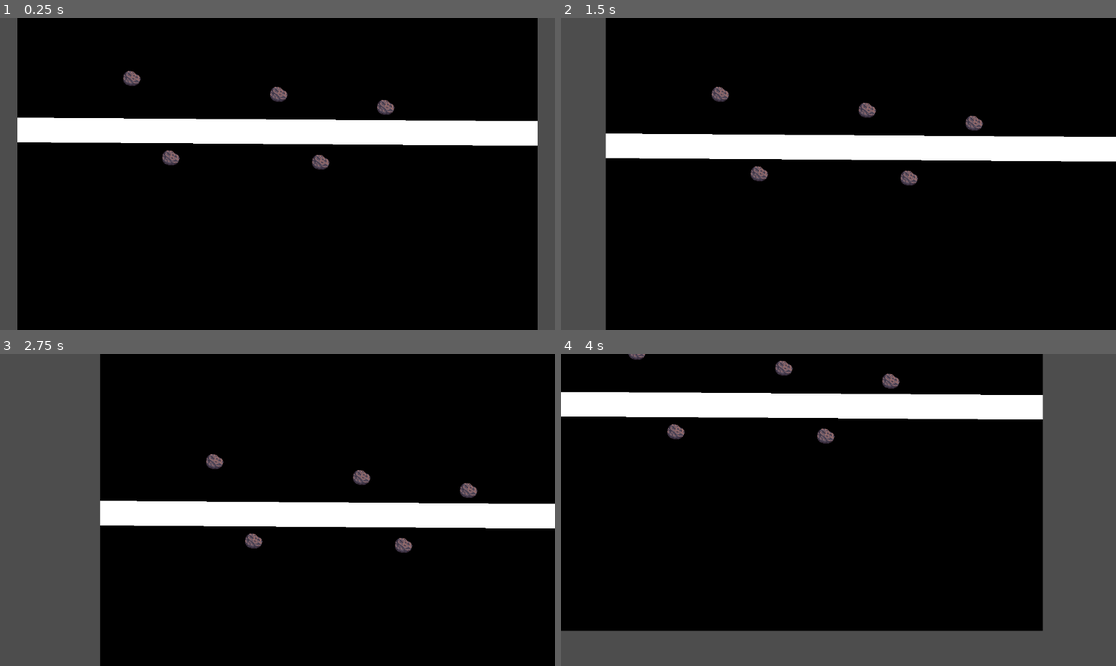
Above: before the commit, frames 1-4 (two rows, left to right).
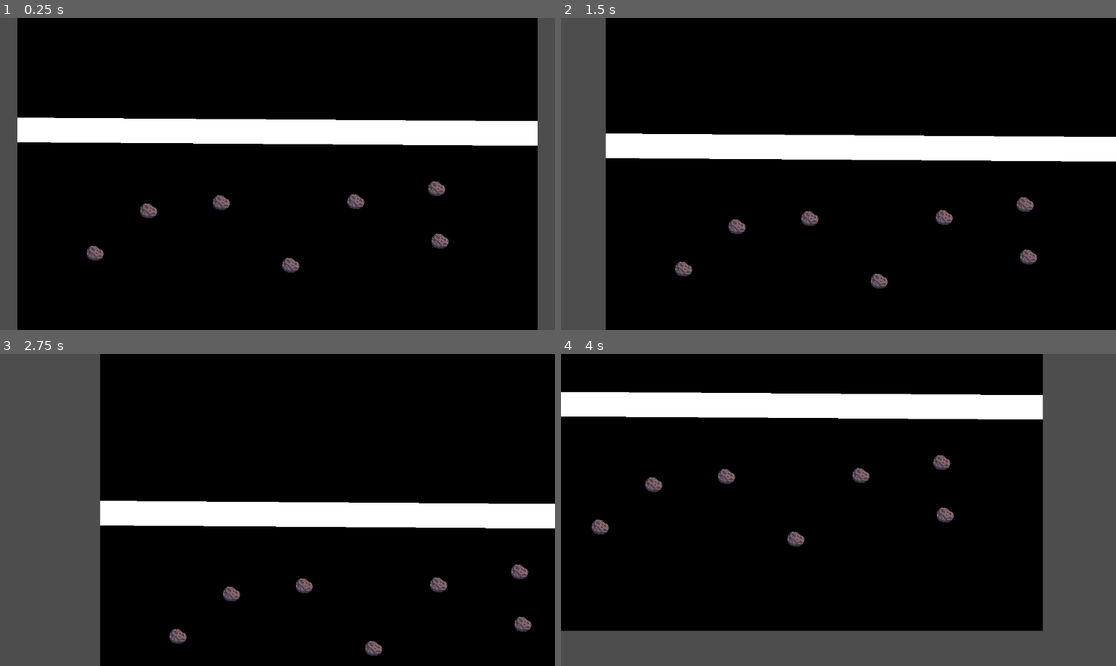
Above: after the commit, the same moments.

Repository: Gumkoman/Minigame-a-Month---February-2024---Asteroid-Shooter
Game: Godot game, scene res://main.tscn
The game is run twice, just before and just after one commit, with the same random seed, the same clock (stepped at 60 frames per second) and the same inputs. Before the commit the project starts from res://game.tscn.
Inputs (mouse positions are in pixels of both pictures, inside the frame that each line leads up to):
- Up to frame 1 (0.25 s): no input
- Up to frame 2 (1.5 s): tap Enter at 0.5 s; move the mouse to (960, 158) at 0.52 s; tap Space (destroy, bound only after the commit) at 0.6, 1.25 s; click (960, 158) at 0.67 s; drag from (727, 189) to (810, 236) at 1.27 s
- Up to frame 3 (2.75 s): tap Enter at 2 s; move the mouse to (333, 441) at 2.02 s; tap Space (destroy, bound only after the commit) at 2.1 s; click (333, 441) at 2.17 s
- Up to frame 4 (4 s): tap Space (destroy, bound only after the commit) at 2.75, 3.6 s; drag from (810, 572) to (672, 463) at 2.77 s; tap Enter at 3.5 s; move the mouse to (1005, 556) at 3.52 s; click (1005, 556) at 3.67 s

The runs differ from the first frame. In frame 1, 1.4% of the frame differs, in the area x 15-81%, y 16-82%; in frame 2, 1.4%; in frame 3, 1.4%; in frame 4, 1.3%.
Error before the commit: Invalid access of index '0' on a base object of type: 'Array[Dictionary]'. (res://src/Player.gd:21)

Commit message:
Reworking code and implementing interaction between asteroid and planet

Diff:
--- a/asteroid.tscn
+++ b/asteroid.tscn
@@ -1,23 +1,85 @@
-[gd_scene load_steps=5 format=3 uid="uid://b08ykh1ovml8s"]
+[gd_scene load_steps=14 format=3 uid="uid://cd2t77cd25p28"]
 
 [ext_resource type="Script" path="res://src/asteroid.gd" id="1_ux5tu"]
 [ext_resource type="Texture2D" uid="uid://bpgxcno80hvex" path="res://assets/Asteroid 01 - Base.png" id="1_ynmb2"]
 [ext_resource type="Texture2D" uid="uid://lscf38hjbx27" path="res://assets/selection_circle.png" id="3_k8rx3"]
+[ext_resource type="Texture2D" uid="uid://476awkj2fi0q" path="res://assets/Asteroid 01 - Explode.png" id="4_crvhn"]
 
-[sub_resource type="CircleShape2D" id="CircleShape2D_60ew2"]
+[sub_resource type="CircleShape2D" id="CircleShape2D_m0gii"]
 radius = 20.0
 
-[node name="Asteroid" type="StaticBody2D"]
+[sub_resource type="AtlasTexture" id="AtlasTexture_7si1v"]
+atlas = ExtResource("4_crvhn")
+region = Rect2(0, 0, 96, 96)
+
+[sub_resource type="AtlasTexture" id="AtlasTexture_50e8n"]
+atlas = ExtResource("4_crvhn")
+region = Rect2(96, 0, 96, 96)
+
+[sub_resource type="AtlasTexture" id="AtlasTexture_rcm0d"]
+atlas = ExtResource("4_crvhn")
+region = Rect2(192, 0, 96, 96)
+
+[sub_resource type="AtlasTexture" id="AtlasTexture_cnqrh"]
+atlas = ExtResource("4_crvhn")
+region = Rect2(384, 0, 96, 96)
+
+[sub_resource type="AtlasTexture" id="AtlasTexture_fe8af"]
+atlas = ExtResource("4_crvhn")
+region = Rect2(288, 0, 96, 96)
+
+[sub_resource type="AtlasTexture" id="AtlasTexture_w3uct"]
+atlas = ExtResource("4_crvhn")
+region = Rect2(480, 0, 96, 96)
+
+[sub_resource type="AtlasTexture" id="AtlasTexture_86834"]
+atlas = ExtResource("4_crvhn")
+region = Rect2(576, 0, 96, 96)
+
+[sub_resource type="SpriteFrames" id="SpriteFrames_es688"]
+animations = [{
+"frames": [{
+"duration": 1.0,
+"texture": SubResource("AtlasTexture_7si1v")
+}, {
+"duration": 1.0,
+"texture": SubResource("AtlasTexture_50e8n")
+}, {
+"duration": 1.0,
+"texture": SubResource("AtlasTexture_rcm0d")
+}, {
+"duration": 1.0,
+"texture": SubResource("AtlasTexture_cnqrh")
+}, {
+"duration": 1.0,
+"texture": SubResource("AtlasTexture_fe8af")
+}, {
+"duration": 1.0,
+"texture": SubResource("AtlasTexture_w3uct")
+}, {
+"duration": 1.0,
+"texture": SubResource("AtlasTexture_86834")
+}],
+"loop": true,
+"name": &"explode",
+"speed": 5.0
+}]
+
+[node name="Asteroid" type="RigidBody2D"]
+gravity_scale = 0.0
 script = ExtResource("1_ux5tu")
 
 [node name="Sprite2D" type="Sprite2D" parent="."]
 texture = ExtResource("1_ynmb2")
 
 [node name="CollisionShape2D" type="CollisionShape2D" parent="."]
-position = Vector2(-1, 1)
-shape = SubResource("CircleShape2D_60ew2")
+shape = SubResource("CircleShape2D_m0gii")
 
 [node name="SpriteSelection" type="Sprite2D" parent="."]
-position = Vector2(-1, 1)
-scale = Vector2(0.9, 0.9)
 texture = ExtResource("3_k8rx3")
+
+[node name="Line2D" type="Line2D" parent="."]
+
+[node name="AnimatedSprite2D" type="AnimatedSprite2D" parent="."]
+sprite_frames = SubResource("SpriteFrames_es688")
+animation = &"explode"
--- /dev/null
+++ b/asteroidv_2.tscn
@@ -0,0 +1,77 @@
+[gd_scene load_steps=11 format=3 uid="uid://c5qnefu8t03ba"]
+
+[ext_resource type="Texture2D" uid="uid://476awkj2fi0q" path="res://assets/Asteroid 01 - Explode.png" id="1_ospef"]
+
+[sub_resource type="CircleShape2D" id="CircleShape2D_y55sa"]
+radius = 20.2485
+
+[sub_resource type="AtlasTexture" id="AtlasTexture_e0dcs"]
+atlas = ExtResource("1_ospef")
+region = Rect2(0, 0, 96, 96)
+
+[sub_resource type="AtlasTexture" id="AtlasTexture_whksk"]
+atlas = ExtResource("1_ospef")
+region = Rect2(96, 0, 96, 96)
+
+[sub_resource type="AtlasTexture" id="AtlasTexture_8qxve"]
+atlas = ExtResource("1_ospef")
+region = Rect2(192, 0, 96, 96)
+
+[sub_resource type="AtlasTexture" id="AtlasTexture_54o5a"]
+atlas = ExtResource("1_ospef")
+region = Rect2(288, 0, 96, 96)
+
+[sub_resource type="AtlasTexture" id="AtlasTexture_12jup"]
+atlas = ExtResource("1_ospef")
+region = Rect2(384, 0, 96, 96)
+
+[sub_resource type="AtlasTexture" id="AtlasTexture_lbkrc"]
+atlas = ExtResource("1_ospef")
+region = Rect2(480, 0, 96, 96)
+
+[sub_resource type="AtlasTexture" id="AtlasTexture_pp3kw"]
+atlas = ExtResource("1_ospef")
+region = Rect2(576, 0, 96, 96)
+
+[sub_resource type="SpriteFrames" id="SpriteFrames_v7vmv"]
+animations = [{
+"frames": [],
+"loop": true,
+"name": &"default",
+"speed": 5.0
+}, {
+"frames": [{
+"duration": 1.0,
+"texture": SubResource("AtlasTexture_e0dcs")
+}, {
+"duration": 1.0,
+"texture": SubResource("AtlasTexture_whksk")
+}, {
+"duration": 1.0,
+"texture": SubResource("AtlasTexture_8qxve")
+}, {
+"duration": 1.0,
+"texture": SubResource("AtlasTexture_54o5a")
+}, {
+"duration": 1.0,
+"texture": SubResource("AtlasTexture_12jup")
+}, {
+"duration": 1.0,
+"texture": SubResource("AtlasTexture_lbkrc")
+}, {
+"duration": 1.0,
+"texture": SubResource("AtlasTexture_pp3kw")
+}],
+"loop": true,
+"name": &"new_animation",
+"speed": 5.0
+}]
+
+[node name="Asteroidv2" type="StaticBody2D"]
+
+[node name="CollisionShape2D" type="CollisionShape2D" parent="."]
+shape = SubResource("CircleShape2D_y55sa")
+
+[node name="AnimatedSprite2D" type="AnimatedSprite2D" parent="."]
+sprite_frames = SubResource("SpriteFrames_v7vmv")
+animation = &"new_animation"
--- a/game.tscn
+++ /dev/null
@@ -1,29 +0,0 @@
-[gd_scene load_steps=4 format=3 uid="uid://d4i2txgh57hpi"]
-
-[ext_resource type="Texture2D" uid="uid://d21mg6gqsr86x" path="res://assets/example_background.png" id="1_snup7"]
-[ext_resource type="PackedScene" uid="uid://itrsf4gvrmj1" path="res://player.tscn" id="2_ll21n"]
-[ext_resource type="PackedScene" uid="uid://b08ykh1ovml8s" path="res://asteroid.tscn" id="3_rua5x"]
-
-[node name="Game" type="Node2D"]
-
-[node name="Player" parent="." instance=ExtResource("2_ll21n")]
-position = Vector2(0, 2500)
-
-[node name="Sprite2D" type="Sprite2D" parent="Player"]
-position = Vector2(0, -2500)
-texture = ExtResource("1_snup7")
-
-[node name="Asteroid" parent="Player" instance=ExtResource("3_rua5x")]
-position = Vector2(-302, -199)
-
-[node name="Asteroid2" parent="Player" instance=ExtResource("3_rua5x")]
-position = Vector2(-221, -34)
-
-[node name="Asteroid3" parent="Player" instance=ExtResource("3_rua5x")]
-position = Vector2(3, -166)
-
-[node name="Asteroid4" parent="Player" instance=ExtResource("3_rua5x")]
-position = Vector2(90, -25)
-
-[node name="Asteroid5" parent="Player" instance=ExtResource("3_rua5x")]
-position = Vector2(225, -139)
--- /dev/null
+++ b/main.tscn
@@ -0,0 +1,47 @@
+[gd_scene load_steps=5 format=3 uid="uid://b6sus3mowx1bo"]
+
+[ext_resource type="Texture2D" uid="uid://d21mg6gqsr86x" path="res://assets/example_background.png" id="1_dpi6c"]
+[ext_resource type="Script" path="res://src/TestLevel.gd" id="1_yynyk"]
+[ext_resource type="PackedScene" uid="uid://cd2t77cd25p28" path="res://asteroid.tscn" id="2_d5bn5"]
+[ext_resource type="PackedScene" uid="uid://ccs8u3gydpw88" path="res://planet.tscn" id="4_chikk"]
+
+[node name="Main" type="Node"]
+
+[node name="TestLevel" type="Node2D" parent="."]
+script = ExtResource("1_yynyk")
+
+[node name="ParallaxBackground" type="ParallaxBackground" parent="TestLevel"]
+
+[node name="ParallaxLayer" type="ParallaxLayer" parent="TestLevel/ParallaxBackground"]
+
+[node name="Sprite2D" type="Sprite2D" parent="TestLevel/ParallaxBackground/ParallaxLayer"]
+texture = ExtResource("1_dpi6c")
+
+[node name="Camera" type="Camera2D" parent="TestLevel"]
+position = Vector2(0, 2500)
+
+[node name="Asteroids" type="Node2D" parent="TestLevel"]
+
+[node name="Asteroid" parent="TestLevel/Asteroids" instance=ExtResource("2_d5bn5")]
+position = Vector2(-267, 2576)
+
+[node name="Asteroid5" parent="TestLevel/Asteroids" instance=ExtResource("2_d5bn5")]
+position = Vector2(28, 2689)
+
+[node name="Asteroid6" parent="TestLevel/Asteroids" instance=ExtResource("2_d5bn5")]
+position = Vector2(338, 2639)
+
+[node name="Asteroid7" parent="TestLevel/Asteroids" instance=ExtResource("2_d5bn5")]
+position = Vector2(331, 2530)
+
+[node name="Asteroid3" parent="TestLevel/Asteroids" instance=ExtResource("2_d5bn5")]
+position = Vector2(-378, 2664)
+
+[node name="Asteroid4" parent="TestLevel/Asteroids" instance=ExtResource("2_d5bn5")]
+position = Vector2(-116, 2559)
+
+[node name="Asteroid2" parent="TestLevel/Asteroids" instance=ExtResource("2_d5bn5")]
+position = Vector2(163, 2557)
+
+[node name="Planet" parent="TestLevel" instance=ExtResource("4_chikk")]
+position = Vector2(-202, 1515)
--- /dev/null
+++ b/planet.tscn
@@ -0,0 +1,88 @@
+[gd_scene load_steps=13 format=3 uid="uid://ccs8u3gydpw88"]
+
+[ext_resource type="Script" path="res://src/planet.gd" id="1_0anhd"]
+[ext_resource type="Texture2D" uid="uid://b20uhl160ceeg" path="res://assets/planet.png" id="1_akyrr"]
+[ext_resource type="Texture2D" uid="uid://drd15jspi08yg" path="res://assets/ForceAnimation.png" id="3_sjyva"]
+
+[sub_resource type="CircleShape2D" id="CircleShape2D_eicmp"]
+radius = 134.0
+
+[sub_resource type="CircleShape2D" id="CircleShape2D_wxdtk"]
+radius = 304.081
+
+[sub_resource type="AtlasTexture" id="AtlasTexture_ywnbu"]
+atlas = ExtResource("3_sjyva")
+region = Rect2(0, 0, 64, 64)
+
+[sub_resource type="AtlasTexture" id="AtlasTexture_wtaat"]
+atlas = ExtResource("3_sjyva")
+region = Rect2(64, 0, 64, 64)
+
+[sub_resource type="AtlasTexture" id="AtlasTexture_lloa3"]
+atlas = ExtResource("3_sjyva")
+region = Rect2(128, 0, 64, 64)
+
+[sub_resource type="AtlasTexture" id="AtlasTexture_b7ysm"]
+atlas = ExtResource("3_sjyva")
+region = Rect2(192, 0, 64, 64)
+
+[sub_resource type="AtlasTexture" id="AtlasTexture_2t3wa"]
+atlas = ExtResource("3_sjyva")
+region = Rect2(256, 0, 64, 64)
+
+[sub_resource type="AtlasTexture" id="AtlasTexture_ijtyp"]
+atlas = ExtResource("3_sjyva")
+region = Rect2(320, 0, 64, 64)
+
+[sub_resource type="SpriteFrames" id="SpriteFrames_7nsas"]
+animations = [{
+"frames": [{
+"duration": 1.0,
+"texture": SubResource("AtlasTexture_ywnbu")
+}, {
+"duration": 1.0,
+"texture": SubResource("AtlasTexture_wtaat")
+}, {
+"duration": 1.0,
+"texture": SubResource("AtlasTexture_lloa3")
+}, {
+"duration": 1.0,
+"texture": SubResource("AtlasTexture_b7ysm")
+}, {
+"duration": 1.0,
+"texture": SubResource("AtlasTexture_2t3wa")
+}, {
+"duration": 1.0,
+"texture": SubResource("AtlasTexture_ijtyp")
+}],
+"loop": true,
+"name": &"default",
+"speed": 5.0
+}]
+
+[node name="Planet" type="RigidBody2D"]
+mass = 10.0
+gravity_scale = 0.0
+script = ExtResource("1_0anhd")
+
+[node name="Sprite2D" type="Sprite2D" parent="."]
+texture = ExtResource("1_akyrr")
+
+[node name="CollisionShape2D" type="CollisionShape2D" parent="."]
+position = Vector2(1, -5)
+shape = SubResource("CircleShape2D_eicmp")
+
+[node name="Gravity" type="Area2D" parent="."]
+
+[node name="CollisionShape2D" type="CollisionShape2D" parent="Gravity"]
+shape = SubResource("CircleShape2D_wxdtk")
+debug_color = Color(0.8, 0.384314, 0.458824, 0.419608)
+
+[node name="AnimatedSprite2D" type="AnimatedSprite2D" parent="Gravity"]
+position = Vector2(43, 12)
+scale = Vector2(12, 12)
+sprite_frames = SubResource("SpriteFrames_7nsas")
+
+[connection signal="body_entered" from="." to="." method="_on_body_entered"]
+[connection signal="body_entered" from="Gravity" to="." method="_on_gravity_body_entered"]
+[connection signal="body_exited" from="Gravity" to="." method="_on_gravity_body_exited"]
--- a/project.godot
+++ b/project.godot
@@ -11,7 +11,7 @@
 [application]
 
 config/name="MobileMiniGame"
-run/main_scene="res://game.tscn"
+run/main_scene="res://main.tscn"
 config/features=PackedStringArray("4.2", "Mobile")
 config/icon="res://icon.svg"
 
@@ -27,6 +27,16 @@
 "events": [Object(InputEventMouseButton,"resource_local_to_scene":false,"resource_name":"","device":-1,"window_id":0,"a …(253 unchanged characters)…
 ]
 }
+main_mouse_click={
+"deadzone": 0.5,
+"events": [Object(InputEventMouseButton,"resource_local_to_scene":false,"resource_name":"","device":-1,"window_id":0,"alt_pressed":false,"shift_pressed":false,"ctrl_pressed":false,"meta_pressed":false,"button_mask":0,"position":Vector2(0, 0),"global_position":Vector2(0, 0),"factor":1.0,"button_index":1,"canceled":false,"pressed":false,"double_click":false,"script":null)
+]
+}
+destroy={
+"deadzone": 0.5,
+"events": [Object(InputEventKey,"resource_local_to_scene":false,"resource_name":"","device":-1,"window_id":0,"alt_pressed":false,"shift_pressed":false,"ctrl_pressed":false,"meta_pressed":false,"pressed":false,"keycode":0,"physical_keycode":32,"key_label":0,"unicode":32,"echo":false,"script":null)
+]
+}
 
 [rendering]
 
--- a/src/Player.gd
+++ /dev/null
@@ -1,53 +0,0 @@
-extends Node2D
-
-var _mouse_input: bool = false
-var _mouse_rotation : Vector3
-var _rotation_input: float
-var _tilt_input : float
-@export var MOUSE_SENSITIVITY : float = 0.5
-var asteroids : Array[StaticBody2D]
-var selected_asteroid : StaticBody2D
-
-
-var dragging = false
-var click_radius = 32 # Size of the sprite.
-
-func _get_selected_asteroid():
-	var space = get_world_2d().direct_space_state
-	var query = PhysicsPointQueryParameters2D.new()
-	query.position = get_global_mouse_position()
-	var intersection = space.intersect_point(query,1)
-	if intersection != null:
-		selected_asteroid = intersection[0].collider.on_selection()
-
-
-#var state = 'none'
-# Called when the node enters the scene tree for the first time.
-func _ready():
-	#Input.mouse_mode = Input.MOUSE_MODE_CAPTURED
-	pass
-
-
-# Called every frame. 'delta' is the elapsed time since the previous frame.
-func _process(delta):
-	pass
-
-
-func _unhandled_input(event):
-	#print(event)
-	if event is InputEventMouseButton and event.button_index == MOUSE_BUTTON_LEFT and event.button_mask == 1:
-		dragging = true
-		_get_selected_asteroid()
-	elif event is InputEventMouseButton and event.button_index == MOUSE_BUTTON_LEFT and event.button_mask == 0:
-		dragging = false
-	if event is InputEventMouseMotion and dragging:
-		$CameraPivot.position -= event.relative
-
-func mouse_over_asteroid():
-	pass
-
-
-
-func _input(event):
-	if event.is_action_pressed('exit'):
-		get_tree().quit()
--- /dev/null
+++ b/src/TestLevel.gd
@@ -0,0 +1,82 @@
+extends Node2D
+
+
+@onready var asteroidsNode: Node2D = $Asteroids
+@onready var asteroids: Array = asteroidsNode.get_children()
+
+@onready var camera: Camera2D = $Camera
+var StartingCameraPosition: Vector2 = Vector2(0,2500)
+@export var MOUSE_SENSITIVITY : float = 0.5
+var dragging : bool = false
+var shooting : bool = false
+var follow_astreoid : bool = false
+var current_asteroid
+# Called when the node enters the scene tree for the first time.
+
+func _ready():
+	pass
+	#for element in asteroids:
+		#print(element)
+
+func _input(event):
+	if event is InputEventMouseButton:
+		if event.button_index == MOUSE_BUTTON_LEFT and event.pressed:
+			current_asteroid = check_for_asteroid_collision()
+			if current_asteroid != null:
+				current_asteroid._on_click()
+				shooting = true
+			else:
+				dragging = true
+
+		elif event.button_index == MOUSE_BUTTON_LEFT and event.pressed==false:
+			if shooting:
+				shooting = false
+				shoot_asteroid()
+				follow_astreoid = true
+			dragging = false
+	if event is InputEventMouseMotion and dragging:
+		camera.position -= event.relative
+	elif event is InputEventMouseMotion and shooting:
+		current_asteroid.update_power_line()
+	if follow_astreoid :
+		if Input.is_action_just_pressed('destroy'):
+			follow_astreoid = false
+			camera.position = StartingCameraPosition
+
+
+
+func check_for_asteroid_collision():
+	var space = get_world_2d().direct_space_state
+	var query = PhysicsPointQueryParameters2D.new()
+	query.position = get_global_mouse_position()
+	var intersection = space.intersect_point(query,1)
+	#print("Intersection:",intersection,intersection[0].collider.position)
+	if intersection.size() != 0:
+		return intersection[0].collider
+	else:
+		return null
+
+
+func shoot_asteroid():
+	current_asteroid.shoot()
+
+
+
+# Called every frame. 'delta' is the elapsed time since the previous frame.
+func _process(delta):
+	if follow_astreoid:
+		camera.position = current_asteroid.position
+		#var space = get_world_2d().direct_space_state
+		#var query = PhysicsPointQueryParameters2D.new()
+		#query.position = current_asteroid.position
+		#var intersection = space.intersect_point(query,1)
+		#if intersection.size() != 0:
+			#print("flying ",intersection)
+		#print(current_asteroid)
+
+
+
+
+
+func _on_planet_input_event(viewport, event, shape_idx):
+	print('_on_planet_input_event',event)
--- a/src/asteroid.gd
+++ b/src/asteroid.gd
@@ -1,16 +1,66 @@
-extends StaticBody2D
+extends RigidBody2D
 
 @onready var SelectionSprite = $SpriteSelection
+@onready var PowerLine = $Line2D
+@onready var cs = $CollisionShape2D
+
+@onready var explosion = $AnimatedSprite2D
+
 var isSelected: bool = false
+var isShooting: bool = false
+var isFlying: bool = false
 # Called when the node enters the scene tree for the first time.
 func _ready():
 	SelectionSprite.visible = false
+	PowerLine.visible = false
 
-func on_selection():
+# Called every frame. 'delta' is the elapsed time since the previous frame.
+func _process(delta):
+	pass
+
+func shoot():
+	var point_one = PowerLine.get_point_position(0)
+	var point_two = PowerLine.get_point_position(1)
+	var force = point_one.distance_to(point_two)
+	var direction = point_one-point_two
+	SelectionSprite.visible = false
+	direction = direction.normalized() * 10
+	apply_central_impulse(direction*force)
+	apply_torque_impulse(randf_range(100.0,1000.0))
+	isSelected = false
+	isShooting = false
+	isFlying = true
+	PowerLine.clear_points()
+
+
+func _on_click():
+	isSelected = !isSelected
 	if isSelected:
-		isSelected = false
+		SelectionSprite.visible = true
+		SelectionSprite.modulate.a = 1
+		PowerLine.visible = true
+		PowerLine.add_point(get_local_mouse_position(),0)
+	else:
 		SelectionSprite.visible = false
-	elif isSelected == false:
-		isSelected = true
-		SelectionSprite.visible = true
-	print("selected asteroid")
+		SelectionSprite.modulate.a = 1
+
+
+func update_power_line():
+	if PowerLine.get_point_count() > 1 :
+		PowerLine.remove_point(1)
+	PowerLine.add_point(get_local_mouse_position(),1)
+
+
+func apply_gravity(planet_mass,planet_position):
+	#print("applying gravity torward planet with mass of ",planet_mass," on position of",planet_position)
+	var distance = planet_position.distance_to(self.position)
+	var force = (self.mass * planet_mass)/(distance*distance)
+	var direction = planet_position-self.position
+	direction = direction.normalized() * 10
+	#print("Direction is ",direction," force is ",force, "Applying impulse of ",direction*force*1000)
+	apply_central_impulse(direction*force*100)
+
+
+func destroy_self():
+	print("Destoying asteroid ",self)
+	explosion.play()
--- /dev/null
+++ b/src/planet.gd
@@ -0,0 +1,35 @@
+extends RigidBody2D
+
+@onready var animation = $Gravity/AnimatedSprite2D
+var current_asteroid
+
+# Called when the node enters the scene tree for the first time.
+func _ready():
+	animation.play('default')
+
+func return_position():
+	return self.position
+func return_force():
+	return self.mass
+
+# Called every frame. 'delta' is the elapsed time since the previous frame.
+func _process(delta):
+	if current_asteroid :
+		#print("Tryingg to apply physics to asteroid")
+		current_asteroid.apply_gravity(self.mass,self.position)
+
+
+func _on_gravity_body_entered(body):
+	#print(body," have entered planet gravity")
+	if body != self:
+		current_asteroid = body
+
+
+func _on_gravity_body_exited(body):
+	current_asteroid = null
+
+
+
+
+func _on_body_entered(body):
+	print("B0dy ",body," entered")
Binary file added: assets/ForceAnimation.png
Not shown, added: assets/ForceAnimation.png.import
Binary file added: assets/planet.png
Not shown, added: assets/planet.png.import
Not shown, added: pla9B42.tmp
Not shown, added: plaE080.tmp
